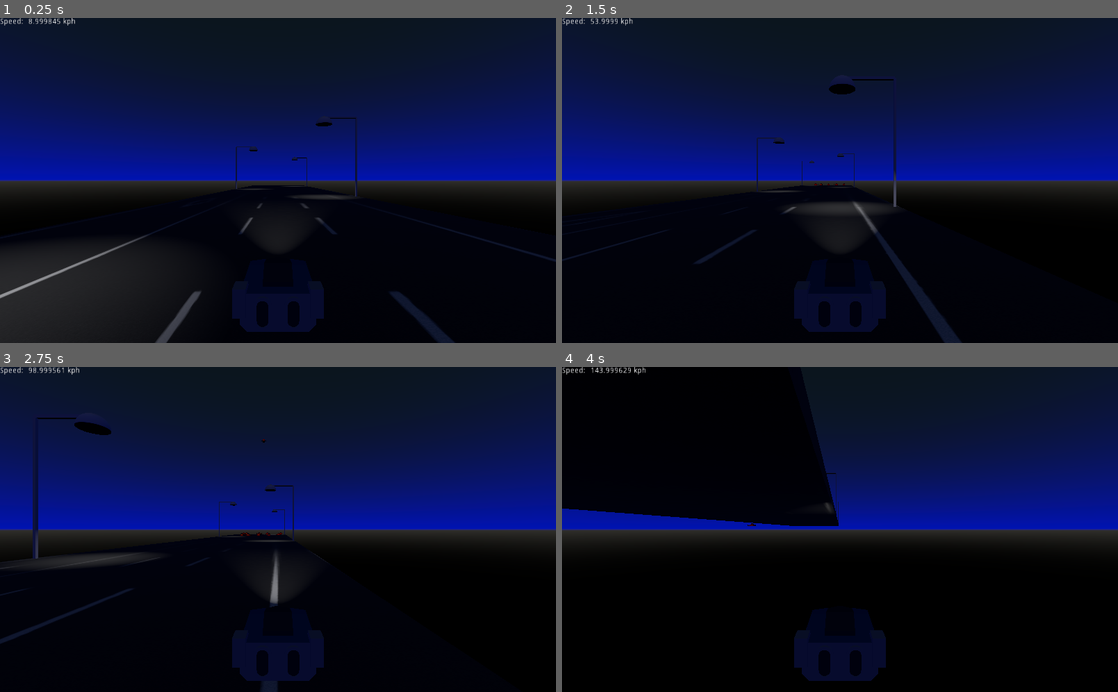
Above: before the commit, frames 1-4 (two rows, left to right).
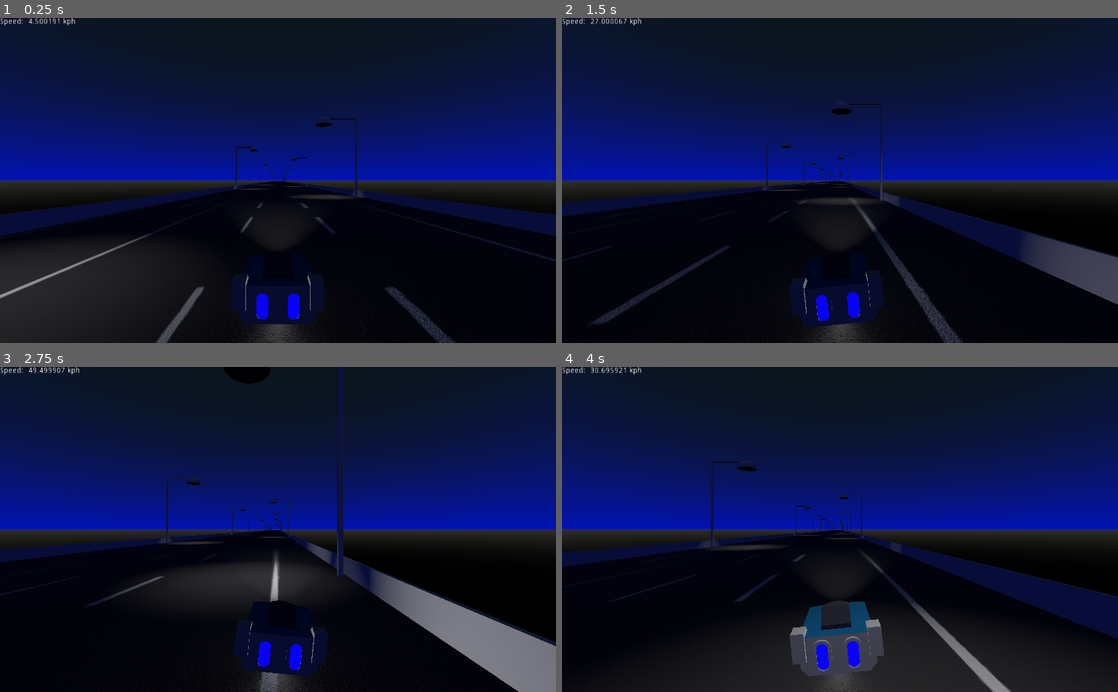
Above: after the commit, the same moments.

Repository: CloneDeath/TokyoBlue
Game: Godot game, scene res://Main.tscn
The game is run twice, just before and just after one commit, with the same random seed, the same clock (stepped at 60 frames per second) and the same inputs.
Inputs:
- Up to frame 1 (0.25 s): no input
- Up to frame 2 (1.5 s): hold D (move_right) 0.53-1.28 s; hold A (move_left) from 1.28 s (still down)
- Up to frame 3 (2.75 s): release A (move_left) at 2.03 s; hold D (move_right) from 2.03 s (still down)
- Up to frame 4 (4 s): release D (move_right) at 3.53 s; hold A (move_left) from 3.53 s (still down)

The runs differ from the first frame. In frame 1, 4.7% of the frame differs, in the area x 0-100%, y 0-100%; in frame 2, 8.0%; in frame 3, 12%; in frame 4, 41%.

Commit message:
Made the track extend out further, and added walls to keep you in. Gave the player some glow, and rotated the model a little with its motion

Diff:
--- a/Environment/Prefabs/Straight Track.tscn
+++ b/Environment/Prefabs/Straight Track.tscn
@@ -7,6 +7,18 @@
 [sub_resource type="BoxShape" id=1]
 
 extents = Vector3( 9.9897, 0.239042, 24.9995 )
+
+[sub_resource type="CubeMesh" id=2]
+
+size = Vector3( 0.1, 1, 50 )
+
+[sub_resource type="ConvexPolygonShape" id=3]
+
+points = PoolVector3Array( -0.05, 0.5, 25, 0.05, 0.5, -25, 0.05, 0.5, 25, -0.05, 0.5, -25, -0.05, -0.5, 25, 0.05, -0.5, -25, 0.05, -0.5, 25, -0.05, -0.5, -25, 0.05, 0.5, 25, -0.05, 0.5, -25, 0.05, 0.5, -25, -0.05, 0.5, 25, 0.05, -0.5, 25, -0.05, -0.5, -25, 0.05, -0.5, -25, -0.05, -0.5, 25, 0.05, 0.5, 25, -0.05, -0.5, 25, -0.05, 0.5, 25, 0.05, -0.5, 25, 0.05, 0.5, -25, -0.05, -0.5, -25, -0.05, 0.5, -25, 0.05, -0.5, -25 )
+
+[sub_resource type="ConvexPolygonShape" id=4]
+
+points = PoolVector3Array( -0.05, 0.5, 25, 0.05, 0.5, -25, 0.05, 0.5, 25, -0.05, 0.5, -25, -0.05, -0.5, 25, 0.05, -0.5, -25, 0.05, -0.5, 25, -0.05, -0.5, -25, 0.05, 0.5, 25, -0.05, 0.5, -25, 0.05, 0.5, -25, -0.05, 0.5, 25, 0.05, -0.5, 25, -0.05, -0.5, -25, 0.05, -0.5, -25, -0.05, -0.5, 25, 0.05, 0.5, 25, -0.05, -0.5, 25, -0.05, 0.5, 25, 0.05, -0.5, 25, 0.05, 0.5, -25, -0.05, -0.5, -25, -0.05, 0.5, -25, 0.05, -0.5, -25 )
 
 [node name="Straight Track" index="0" instance=ExtResource( 1 )]
 
@@ -17,6 +29,7 @@
 transform = Transform( -1, 0, -8.74228e-08, 0, 1, 0, 8.74228e-08, 0, -1, -5.668, 0, 25 )
 
 [node name="Straight_Track" parent="." index="2"]
+editor/display_folded = true
 transform = Transform( -1, 8.74228e-08, 0, -8.74228e-08, -1, 0, 0, 0, 1, 0, 0, 0 )
 material/0 = ExtResource( 3 )
 
@@ -24,3 +37,25 @@
 
 [node name="CollisionShape" type="CollisionShape" parent="Straight_Track/StaticBody" index="0"]
 shape = SubResource( 1 )
+
+[node name="LeftWall" type="MeshInstance" parent="." index="3"]
+editor/display_folded = true
+transform = Transform( 1, 0, 0, 0, 1, 0, 0, 0, 1, 10, 0.5, 0 )
+mesh = SubResource( 2 )
+material/0 = null
+
+[node name="StaticBody" type="StaticBody" parent="LeftWall" index="0"]
+
+[node name="CollisionShape" type="CollisionShape" parent="LeftWall/StaticBody" index="0"]
+shape = SubResource( 3 )
+
+[node name="RightWall" type="MeshInstance" parent="." index="4"]
+editor/display_folded = true
+transform = Transform( 1, 0, 0, 0, 1, 0, 0, 0, 1, -10, 0.5, 0 )
+mesh = SubResource( 2 )
+material/0 = null
+
+[node name="StaticBody" type="StaticBody" parent="RightWall" index="0"]
+
+[node name="CollisionShape" type="CollisionShape" parent="RightWall/StaticBody" index="0"]
+shape = SubResource( 4 )
--- a/Main.tscn
+++ b/Main.tscn
@@ -15,11 +15,14 @@
 [node name="Camera" type="Camera" parent="Player"]
 transform = Transform( -1, 0, -3.25841e-07, 0, 1, 0, 3.25841e-07, 0, -1, 0, 2, -4 )
 current = true
+far = 600.0
 
 [node name="TrackDirector" parent="." instance=ExtResource( 3 )]
+LoadDistance = 600
 
 [node name="EnemyDirector" parent="." instance=ExtResource( 4 )]
 playerPath = NodePath("../Player")
+LoadDistance = 300
 
 [node name="Gui" parent="." instance=ExtResource( 5 )]
 player = NodePath("../Player")
--- a/Player/Player.gd
+++ b/Player/Player.gd
@@ -1,7 +1,7 @@
 extends KinematicBody
 
 export var velocity = Vector3();
-var THRUST = 10;
+var THRUST = 5;
 var maxSpeed = (1000.0 / 60 / 60) * 1000;
 
 func _physics_process(delta):
@@ -9,7 +9,6 @@
 	UpdateInput();
 	UpdateGravity(delta);
 
-	#velocity = self.move_and_slide(velocity, Vector3(0, 1, 0), false, 100, 0.785398, false);
 	var collision = move_and_collide(velocity * delta)
 	if collision:
 		if collision.collider.has_method("hit"):
@@ -30,3 +29,4 @@
 	var LEFT = Input.is_action_pressed("move_left");
 	var RIGHT = Input.is_action_pressed("move_right");
 	velocity.x = (int(LEFT) - int(RIGHT)) * 10;
+	$VehicleMesh.rotation.z = velocity.x * .01;
--- a/Player/Player.tscn
+++ b/Player/Player.tscn
@@ -1,7 +1,8 @@
-[gd_scene load_steps=4 format=2]
+[gd_scene load_steps=5 format=2]
 
 [ext_resource path="res://Player/Player.gd" type="Script" id=1]
 [ext_resource path="res://Player/player.obj" type="ArrayMesh" id=2]
+[ext_resource path="res://Player/ThrusterMaterial.tres" type="Material" id=3]
 
 [sub_resource type="BoxShape" id=1]
 
@@ -14,8 +15,8 @@
 transform = Transform( 1, 0, 0, 0, 1, 0, 0, 0, 1, 0, 0.4, 0 )
 shape = SubResource( 1 )
 
-[node name="MeshInstance" type="MeshInstance" parent="."]
-transform = Transform( -1, 0, -8.74228e-08, 0, 1, 0, 8.74228e-08, 0, -1, 0, 0.0315893, -0.483602 )
+[node name="VehicleMesh" type="MeshInstance" parent="."]
+transform = Transform( -1, 0, -8.74228e-08, 0, 1, 0, 8.74228e-08, 0, -1, 0, 0.128656, -0.483602 )
 mesh = ExtResource( 2 )
 material/0 = null
 material/1 = null
@@ -25,12 +26,16 @@
 material/5 = null
 material/6 = null
 material/7 = null
-material/8 = null
+material/8 = ExtResource( 3 )
 material/9 = null
-material/10 = null
+material/10 = ExtResource( 3 )
 
-[node name="SpotLight" type="SpotLight" parent="MeshInstance"]
+[node name="SpotLight" type="SpotLight" parent="VehicleMesh"]
 transform = Transform( 1, 0, 0, 0, 1, 0, 0, 0, 1, 6.16296e-10, 0.527711, -1.15605 )
 light_bake_mode = 0
 spot_range = 20.0
 spot_angle = 20.0
+
+[node name="OmniLight" type="OmniLight" parent="VehicleMesh"]
+transform = Transform( 1, 0, 0, 0, 1, 0, 0, 0, 1, 0, -0.0620174, 0 )
+light_energy = 0.5
--- /dev/null
+++ b/Player/ThrusterMaterial.tres
@@ -0,0 +1,10 @@
+[gd_resource type="SpatialMaterial" format=2]
+
+[resource]
+
+albedo_color = Color( 0.054902, 0, 1, 1 )
+emission_enabled = true
+emission = Color( 0.0313726, 0, 1, 1 )
+emission_energy = 1.0
+emission_operator = 0
+emission_on_uv2 = false
Not shown: 1 places in Environment/Prefabs/Straight Track.tscn that only renumber resources
